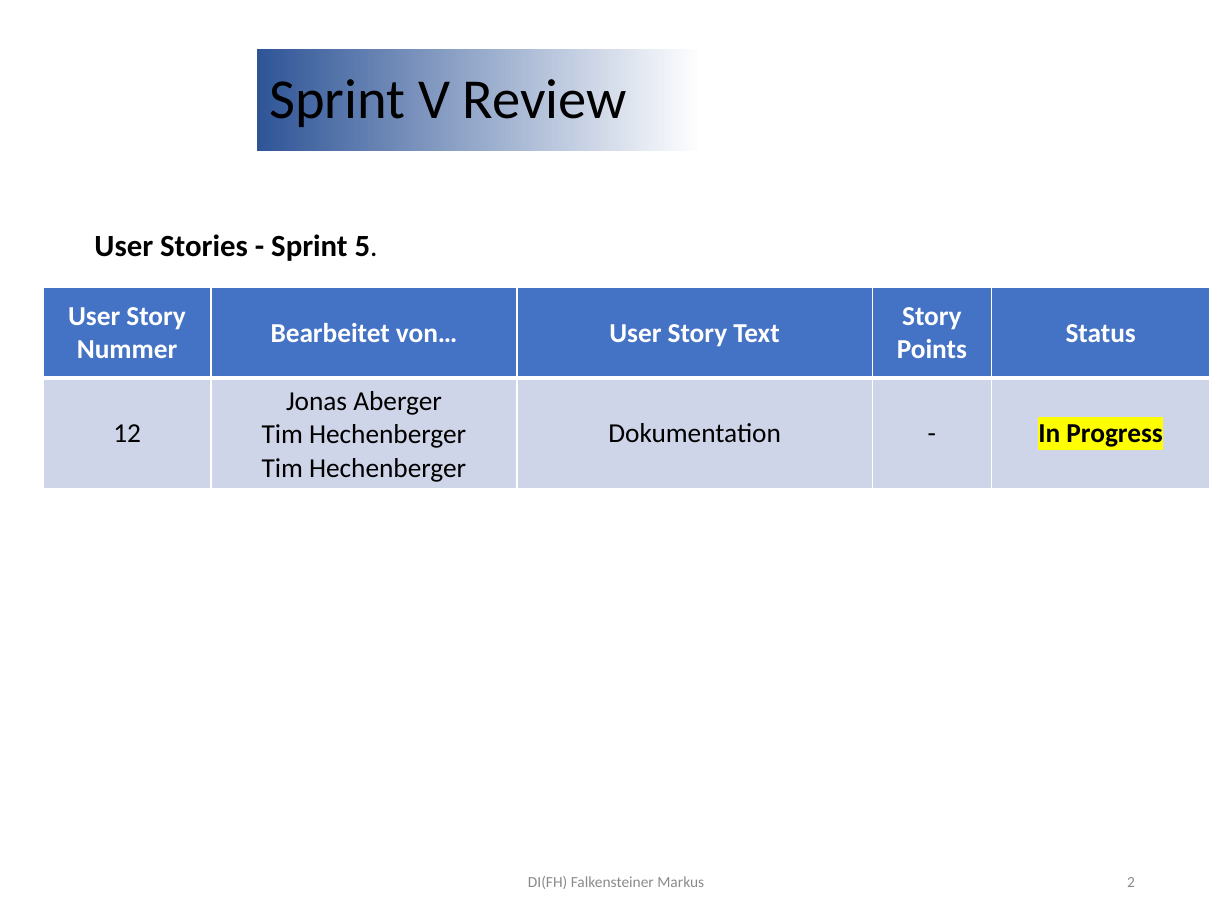
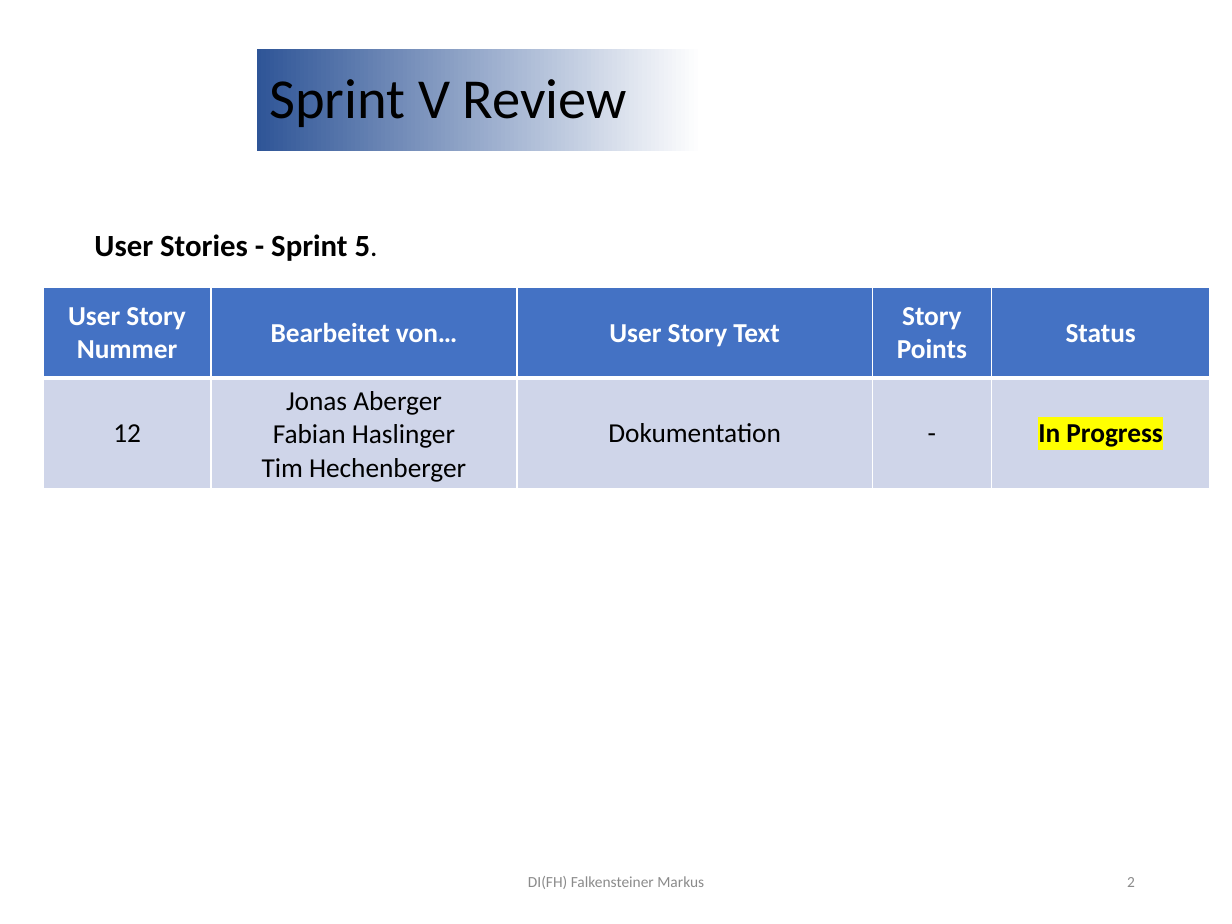
Before and after one commit to jonasaberger/SYP4_MBOT_G1, a slide deck: slide 2 of 02_Backend/!_Docs/INF4_SYP_Gruppe1_Abschlusspräsentation.pptx. Drawn at 1232x924 pixels with LibreOffice and Linux fonts; fonts in the diff are those of the drawing; background and template pictures are left out. Boxes give left, top, right and bottom in pixels: in the first picture for what was removed or moved away, otherwise in the second. Text is boxed around its words. In the diff, an @@ line names an element or a change of style, - is before the commit and + after.

```diff
--- a/02_Backend/!_Docs/INF4_SYP_Gruppe1_Abschlusspräsentation.pptx
+++ b/02_Backend/!_Docs/INF4_SYP_Gruppe1_Abschlusspräsentation.pptx
@@ table at [43,287,1210,488] @@
-row 2, column 2: Jonas Aberger / Tim Hechenberger / Tim Hechenberger
+row 2, column 2: Jonas Aberger / Fabian Haslinger / Tim Hechenberger
```
Also in this commit, not shown: 13 other slides changed, 1 slide added, 1 slide removed.
